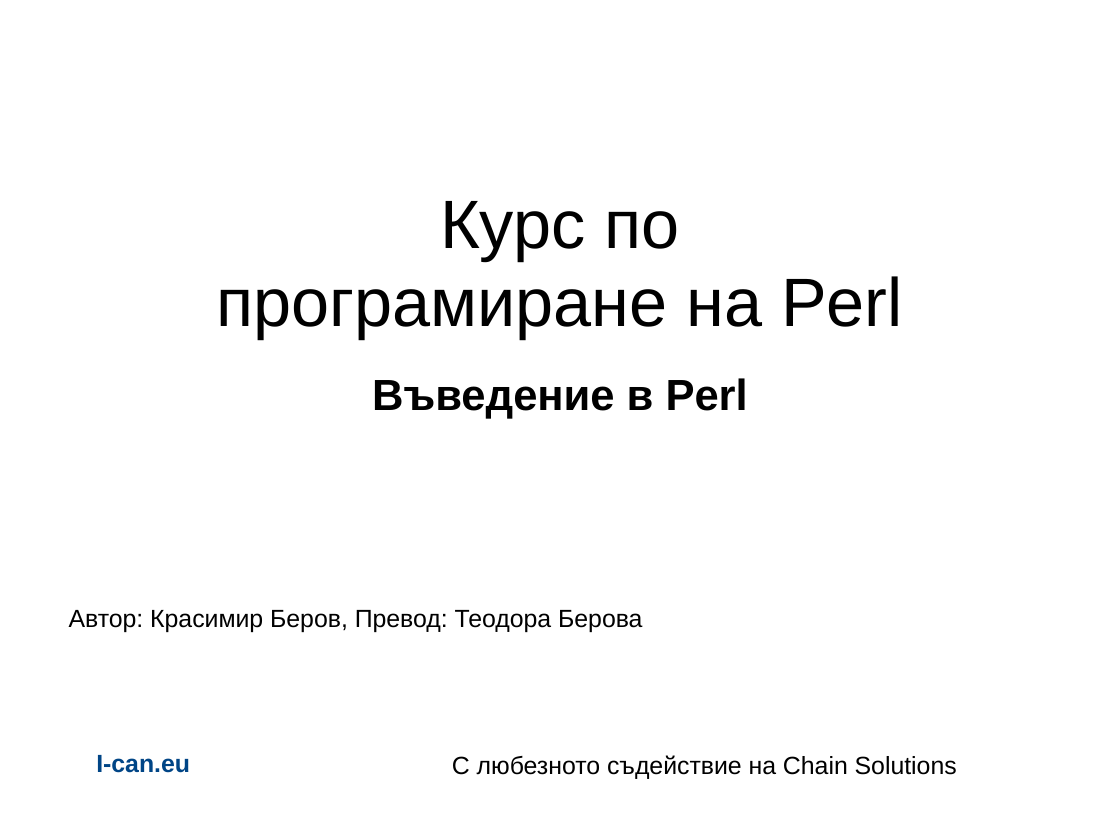
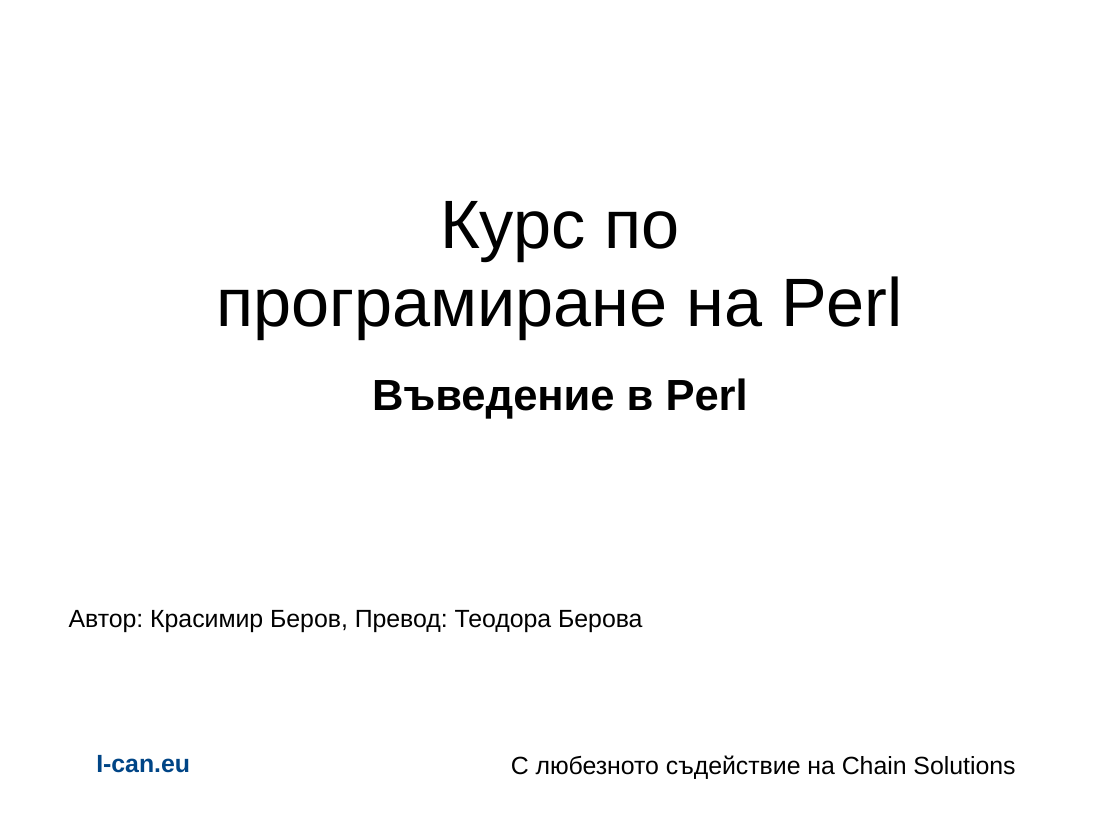
Before and after one commit to kberov/PerlProgrammingCourse, a slide deck: slide 1 of 01_intro_bg.odp. Drawn at 1120x840 pixels with LibreOffice and Linux fonts; fonts in the diff are those of the drawing; background and template pictures are left out. Boxes give left, top, right and bottom in pixels: in the first picture for what was removed or moved away, otherwise in the second. Text is boxed around its words. In the diff, an @@ line names an element or a change of style, - is before the commit and + after.

```diff
--- a/01_intro_bg.odp
+++ b/01_intro_bg.odp
@@ text "С любезното съдействие на Chain ...": place and size @@
-text "С любезното съдействие на Chain ..." at [452,755,957,779]
+text "С любезното съдействие на Chain ..." at [511,755,1015,779]
```
Also in this commit, not shown: 2 other slides changed, 1 other file.
